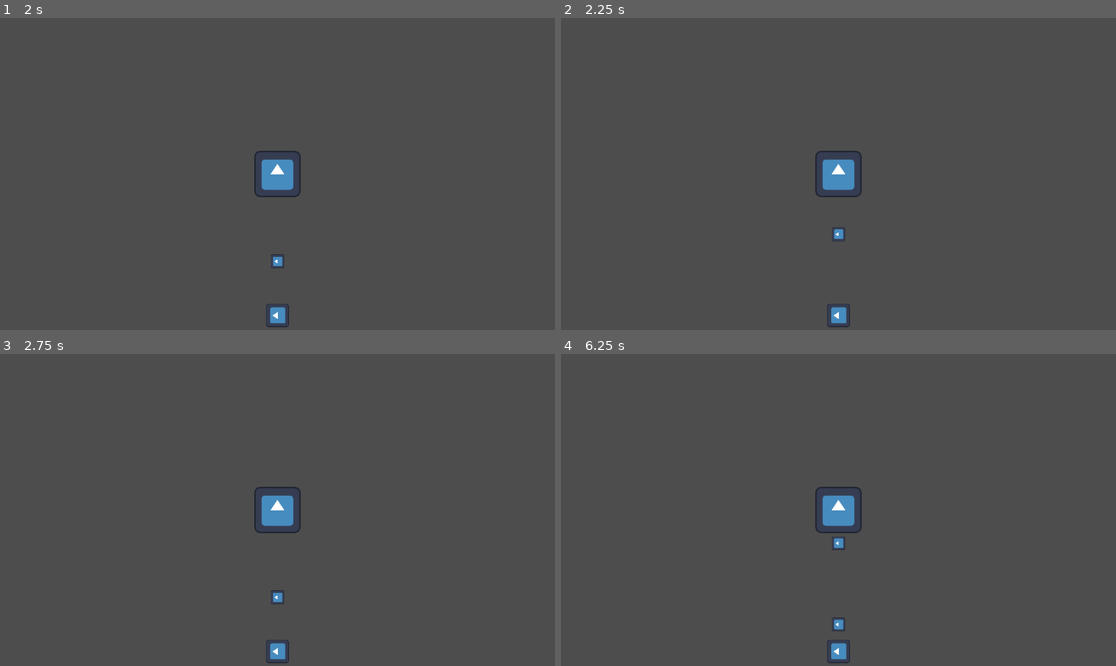
Above: before the commit, frames 1-4 (two rows, left to right).
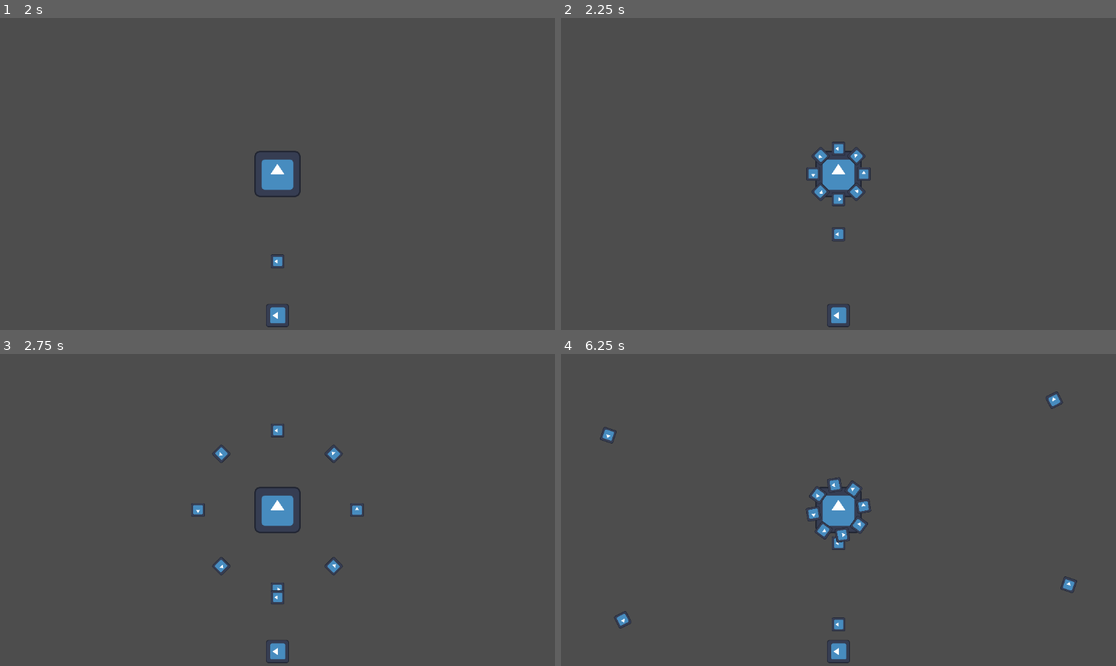
Above: after the commit, the same moments.

Repository: XpolioN2005/Orbitra
Game: Godot game, scene res://scenes/root.tscn
Two runs of this game, one before a commit and one after it. Both use one fixed random seed, a clock stepped at 60 frames per second and the inputs below. The engine's default icon, where the game draws it, is replaced by a stand-in: a white triangle on a blue panel in a dark square.
Inputs (mouse positions are in pixels of both pictures, inside the frame that each line leads up to):
- Up to frame 1 (2 s): tap Enter at 0.5 s; move the mouse to (399, 158) at 0.52 s; click (399, 158) at 0.67 s; move the mouse to (166, 189) at 1.27 s; click (166, 189) at 1.42 s
- Up to frame 2 (2.25 s): move the mouse to (894, 105) at 2.02 s; click (894, 105) at 2.17 s
- Up to frame 3 (2.75 s): no input
- Up to frame 4 (6.25 s): move the mouse to (810, 572) at 2.77 s; click (810, 572) at 2.92 s; move the mouse to (1005, 556) at 3.52 s; click (1005, 556) at 3.67 s; move the mouse to (672, 463) at 4.27 s; click (672, 463) at 4.42 s; move the mouse to (866, 510) at 5.02 s; click (866, 510) at 5.17 s; move the mouse to (755, 432) at 5.77 s; click (755, 432) at 5.92 s

Frame 1 is identical in both runs. In frame 2, 0.6% of the frame differs, in the area x 44-56%, y 39-61%; in frame 3, 0.5%; in frame 4, 0.9%, in the area x 7-93%, y 12-88%.

Commit message:
added boss template

Diff:
--- a/entity/bosses/boss.gd
+++ b/entity/bosses/boss.gd
@@ -1,16 +1,67 @@
 extends Area2D
+class_name Boss
 
-@export var bullet_scene: PackedScene
-@export var player: PackedScene
+@onready var player : Node
+@onready var bullet_engine: BulletEngine = %bulletEngine
+var hp = 200
 
-var hp = 200
+var attack_timer := Timer.new()
+var phase := 2
+var ring_offset := 0.0 # for rotating rings
+
 
 func _ready():
 	add_to_group("damageable")
 
+	# setup attack timer
+	attack_timer.wait_time = 2.0
+	attack_timer.autostart = true
+	attack_timer.one_shot = false
+	attack_timer.timeout.connect(_on_attack_timeout)
+	add_child(attack_timer)
 
 func take_dmg(dmg: int, type: String):
-
 	match type:
 		"normal":
 			hp -= dmg
+			if hp <= 0:
+				queue_free()
+
+func _on_attack_timeout():
+	match phase:
+		1:
+			_phase_one()
+		2:
+			_phase_two()
+		3:
+			_phase_three()
+
+	# phase shift based on HP
+	if hp < 150 and phase == 1:
+		phase = 2
+		attack_timer.wait_time = 1.5
+	elif hp < 75 and phase == 2:
+		phase = 3
+		attack_timer.wait_time = 1.0
+
+func _phase_one():
+	# straight shots toward player
+	var dir = (player.global_position - global_position).normalized()
+	bullet_engine.shoot_straight(global_position, dir, self, 5 ,bullet_engine.normal_bullet_scene, 250, 1)
+
+func _phase_two():
+	# rotating ring around the boss
+	bullet_engine.shoot_ring(global_position, 8, self, bullet_engine.normal_bullet_scene, 200, 1, 0, ring_offset)
+	ring_offset += PI / 10 # rotate gap every volley
+
+func _phase_three():
+	# spirals chasing the player
+	bullet_engine.shoot_spiral(
+		global_position,
+		self,
+		player,
+		2,      # num_of_bullet
+		5.0,    # angular_speed
+		60.0,   # center_speed
+		1       # dmg
+	)
--- a/entity/player/player_controller.gd
+++ b/entity/player/player_controller.gd
@@ -17,6 +17,7 @@
 
 func _ready():
 	player.boss = boss
+	boss.player = player
 
 func _process(delta):
 	handle_orbit(delta, delta)
@@ -65,6 +66,6 @@
 				if touch_data["duration"] < hold_threshold:
 
 					var dir =  boss.global_position - player.global_position
-					bullet_engine.shoot_straight(player.global_position, dir, player)
+					bullet_engine.shoot_straight(player.global_position, dir, player,1)
 
 				active_touches.erase(event.index)
--- a/scenes/projectile/bullet_engine.tscn
+++ b/scenes/projectile/bullet_engine.tscn
@@ -1,8 +1,12 @@
-[gd_scene load_steps=2 format=3 uid="uid://cfgck33okxysn"]
+[gd_scene load_steps=4 format=3 uid="uid://cfgck33okxysn"]
 
 [ext_resource type="Script" uid="uid://b8fu1d7vc341y" path="res://scripts/bullet_engine.gd" id="1_fg13m"]
+[ext_resource type="PackedScene" uid="uid://jgyfijnoqlpw" path="res://scenes/projectile/bullet.tscn" id="2_30it4"]
+[ext_resource type="PackedScene" uid="uid://cx6akirubb1aa" path="res://scenes/projectile/sprinal_bullet.tscn" id="2_w7qgd"]
 
 [node name="bulletEngine" type="Node2D"]
 script = ExtResource("1_fg13m")
+normal_bullet_scene = ExtResource("2_30it4")
+spiral_bullet_scene = ExtResource("2_w7qgd")
 
 [node name="bullets" type="Node2D" parent="."]
--- /dev/null
+++ b/scenes/projectile/sprinal_bullet.tscn
@@ -0,0 +1,19 @@
+[gd_scene load_steps=4 format=3 uid="uid://cx6akirubb1aa"]
+
+[ext_resource type="Script" uid="uid://djovcu6y0cpwo" path="res://scripts/sprinal_bullet.gd" id="1_kiot0"]
+[ext_resource type="Texture2D" uid="uid://chrmdq54n6ejw" path="res://icon.svg" id="2_gqu18"]
+
+[sub_resource type="RectangleShape2D" id="RectangleShape2D_ng677"]
+size = Vector2(118, 121)
+
+[node name="sprinalBullet" type="Area2D"]
+script = ExtResource("1_kiot0")
+metadata/_custom_type_script = "uid://cpa0svo4r0hkk"
+
+[node name="CollisionShape2D" type="CollisionShape2D" parent="."]
+scale = Vector2(0.3, 0.3)
+shape = SubResource("RectangleShape2D_ng677")
+
+[node name="Sprite2D" type="Sprite2D" parent="."]
+scale = Vector2(0.3, 0.3)
+texture = ExtResource("2_gqu18")
--- a/scenes/root.tscn
+++ b/scenes/root.tscn
@@ -1,9 +1,8 @@
-[gd_scene load_steps=5 format=3 uid="uid://dnyvphsuhgeh"]
+[gd_scene load_steps=4 format=3 uid="uid://dnyvphsuhgeh"]
 
 [ext_resource type="PackedScene" uid="uid://b38qn4k3uhcsk" path="res://entity/player/player_controller.tscn" id="1_j5px3"]
 [ext_resource type="PackedScene" uid="uid://cmv36wa6vugmx" path="res://entity/bosses/boss.tscn" id="2_twpsu"]
 [ext_resource type="PackedScene" uid="uid://cfgck33okxysn" path="res://scenes/projectile/bullet_engine.tscn" id="3_lrqlo"]
-[ext_resource type="PackedScene" uid="uid://jgyfijnoqlpw" path="res://scenes/projectile/bullet.tscn" id="4_sqa0i"]
 
 [node name="root" type="Node2D"]
 
@@ -14,4 +13,3 @@
 
 [node name="bulletEngine" parent="." instance=ExtResource("3_lrqlo")]
 unique_name_in_owner = true
-normal_bullet_scene = ExtResource("4_sqa0i")
--- a/scripts/bullet_engine.gd
+++ b/scripts/bullet_engine.gd
@@ -7,39 +7,49 @@
 @onready var bullet_holder = $bullets
 
 # Spawn straight bullets
-func shoot_straight( pos: Vector2, direction: Vector2, shooter: Node ,bullet_type: PackedScene = normal_bullet_scene, speed: float = 300, dmg: int = 1):
+func shoot_straight( pos: Vector2, direction: Vector2, shooter: Node ,num_of_bullet:int,bullet_type: PackedScene = normal_bullet_scene, speed: float = 300, dmg: int = 1):
+	for i in range(num_of_bullet):
+		var b = bullet_type.instantiate()
+		b.global_position = pos
+		b.shooter = shooter
 
-	var b = bullet_type.instantiate()
-	b.global_position = pos
-	b.shooter = shooter
+		if b.has_method("set_direction"):
+			b.set_direction(direction)
 
-	if b.has_method("set_direction"):
-		b.set_direction(direction)
+		b.speed = speed
 
-	b.speed = speed
+		b.dmg = dmg
 
-	b.dmg = dmg
-
-	bullet_holder.add_child(b)
+		bullet_holder.add_child(b)
+		await get_tree().create_timer(0.3).timeout
 
 # Spawn bullets in a ring
-func shoot_ring(pos: Vector2, bullet_count: int ,shooter: Node ,bullet_type: PackedScene = normal_bullet_scene, speed: float = 300, dmg: int = 1, radius: float = 0):
-
+func shoot_ring(
+	pos: Vector2,
+	bullet_count: int,
+	shooter: Node,
+	bullet_type: PackedScene = normal_bullet_scene,
+	speed: float = 300,
+	dmg: int = 1,
+	radius: float = 0,
+	angle_offset: float = 0.0
+):
 	for i in range(bullet_count):
-		var angle = (TAU / bullet_count) * i
+		var angle = (TAU / bullet_count) * i + angle_offset
 		var dir = Vector2.RIGHT.rotated(angle)
-
-		shoot_straight(pos + dir * radius, dir,shooter,bullet_type, speed, dmg)
+		shoot_straight(pos + dir * radius, dir, shooter, 1 , bullet_type, speed, dmg)
 
 # Spawn a spiral bullet (needs angular_speed in bullet script)
-func shoot_spiral(pos: Vector2 ,shooter: Node, angular_speed: float = 2.0, speed: float = 300, dmg: int = 1):
+func shoot_spiral(pos: Vector2 ,shooter: Node, target: Node, num_of_bullet: int, angular_speed: float = 4.0, speed: float = 100, dmg: int = 1):
+	for i in range(num_of_bullet):
+		var b = spiral_bullet_scene.instantiate()
+		b.global_position = pos
+		b.shooter = shooter
+		b.target = target
 
-	var b = spiral_bullet_scene.instantiate()
-	b.global_position = pos
-	b.shooter = shooter
+		b.angular_speed = angular_speed
+		b.center_speed = speed
+		b.dmg = dmg
 
-	b.angular_speed = angular_speed
-	b.speed = speed
-	b.dmg = dmg
-
-	bullet_holder.add_child(b)
+		bullet_holder.add_child(b)
+		await get_tree().create_timer(0.3).timeout
--- a/scripts/projectile.gd
+++ b/scripts/projectile.gd
@@ -1,5 +1,5 @@
 extends Area2D
-class_name Bullet
+class_name Projectile
 
 @export var speed: float = 300.0
 @export var dmg: int = 1
--- /dev/null
+++ b/scripts/sprinal_bullet.gd
@@ -0,0 +1,32 @@
+extends Projectile
+class_name SpiralBullet
+
+@export var angular_speed: float = 2.0
+@export var initial_radius: float = 100.0
+@export var radius_growth: float = 30.0   # units per second increase
+@export var center_speed: float = 50.0
+
+var angle: float = 0.0
+var spiral_radius: float
+var center_pos: Vector2
+var target: Node2D
+
+func _ready():
+	lifetime = 10.0
+	super._ready()
+	center_pos = global_position
+	spiral_radius = initial_radius
+
+func _physics_process(delta):
+	if target:
+		# move spiral center toward target
+		var dir_to_target = (target.global_position - center_pos).normalized()
+		center_pos += dir_to_target * center_speed * delta
+
+	# increase radius over time
+	spiral_radius += (radius_growth * delta) /2
+
+	# spiral motion
+	angle += angular_speed * delta
+	var offset = Vector2.RIGHT.rotated(angle) * spiral_radius
+	global_position = center_pos + offset
Not shown, added: scripts/sprinal_bullet.gd.uid
